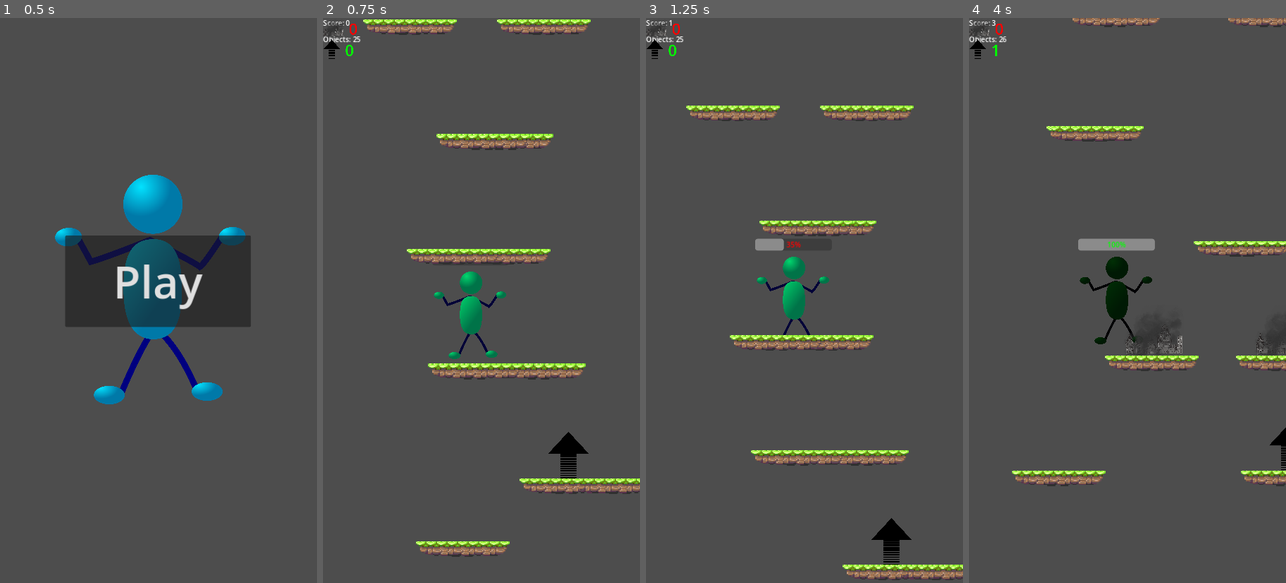
Above: before the commit, frames 1-4 (left to right).
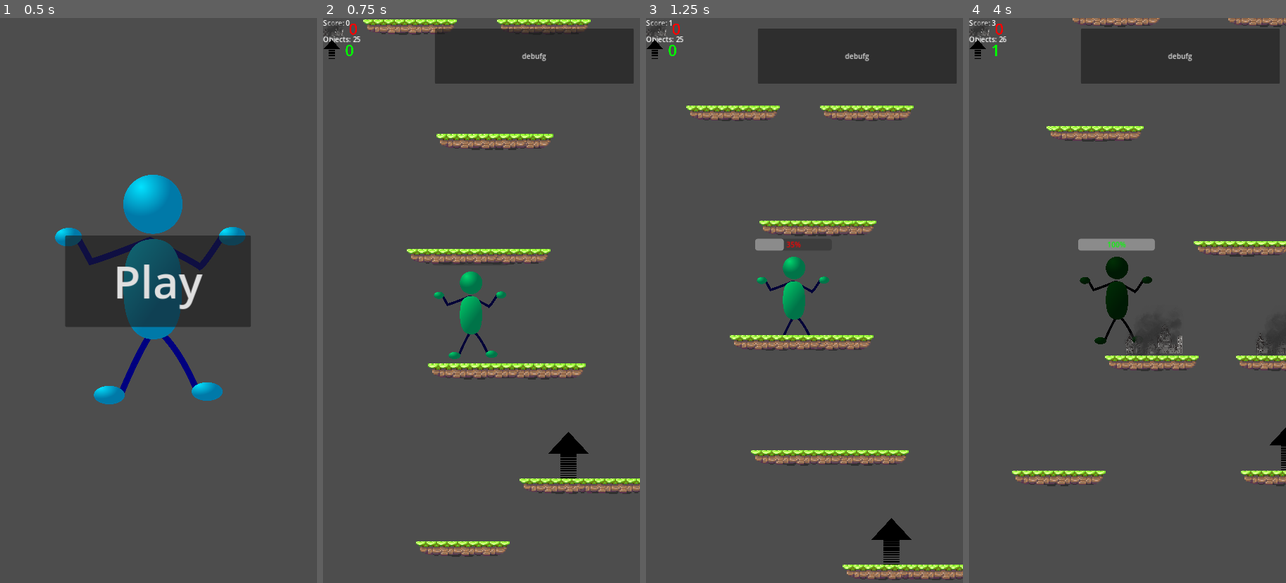
Above: after the commit, the same moments.

Repository: Cashigtro/Enviroment-Up
Game: Godot game, scene res://scenes/menu.tscn
Same seed, same stepped clock (60 frames per second), same inputs: the game is played once before the commit and once after it. Sound files missing from this copy of the repository are replaced by a short silence.
Inputs (mouse positions are in pixels of both pictures, inside the frame that each line leads up to):
- Up to frame 1 (0.5 s): no input
- Up to frame 2 (0.75 s): click "Play" at 0.5 s
- Up to frame 3 (1.25 s): no input
- Up to frame 4 (4 s): click (1181, 57) at 1.25 s, where only the run after the commit has a clickable "debufg"; hold D (right) 2.03-3.5 s; click "Play Again" at 3.5 s

Frame 1 is identical in both runs. In frame 2, 6.0% of the frame differs, in the area x 35-98%, y 1-12%; in frame 3, 6.1%; in frame 4, 6.1%.

Commit message:
cantered the vignette and added health bar

Diff:
--- a/scenes/main.tscn
+++ b/scenes/main.tscn
@@ -187,6 +187,13 @@
 offset_right = 40.0
 offset_bottom = 40.0
 
+[node name="Button" type="Button" parent="ui"]
+offset_left = 254.0
+offset_top = 24.0
+offset_right = 706.0
+offset_bottom = 149.0
+text = "debufg"
+
 [node name="music" type="AudioStreamPlayer2D" parent="."]
 process_mode = 3
 stream = ExtResource("7_yp2rr")
@@ -229,5 +236,8 @@
 scale = Vector2(18.36, 33.0058)
 pivot_offset = Vector2(69.5, 71.003)
 
+[node name="Marker2D" type="Marker2D" parent="."]
+position = Vector2(338, 511)
+
 [connection signal="arrow_vs_pollution" from="." to="post_processing/vignette" method="_on_main_arrow_vs_pollution"]
 [connection signal="play_button_pressed" from="ui/game_over" to="." method="_on_game_over_play_button_pressed"]
--- a/scripts/health_bar.gd
+++ b/scripts/health_bar.gd
@@ -11,6 +11,6 @@
 		add_theme_color_override("font_color", Color(255,0,0,1))
 	else:
 		add_theme_color_override("font_color", Color(0,255,0,1))
-	print(max_value)
+
 
 	value = global.score
--- a/scripts/main.gd
+++ b/scripts/main.gd
@@ -61,10 +61,13 @@
 	if 0.001 > shader_value:
 		game_over()
 	vignette.material.set_shader_parameter("SCALE", shader_value)
-	vignette.position = player.position
+	vignette.position = Vector2(player.position.x - 60, player.position.y - 160)
 	red.color = color_value
 	red.position = player.position
-
+	$ui/Button.pressed.connect(
+		func what():
+			global.pollution_score = 323
+	)
 
 func reset_scores():
 	global.score = 0
